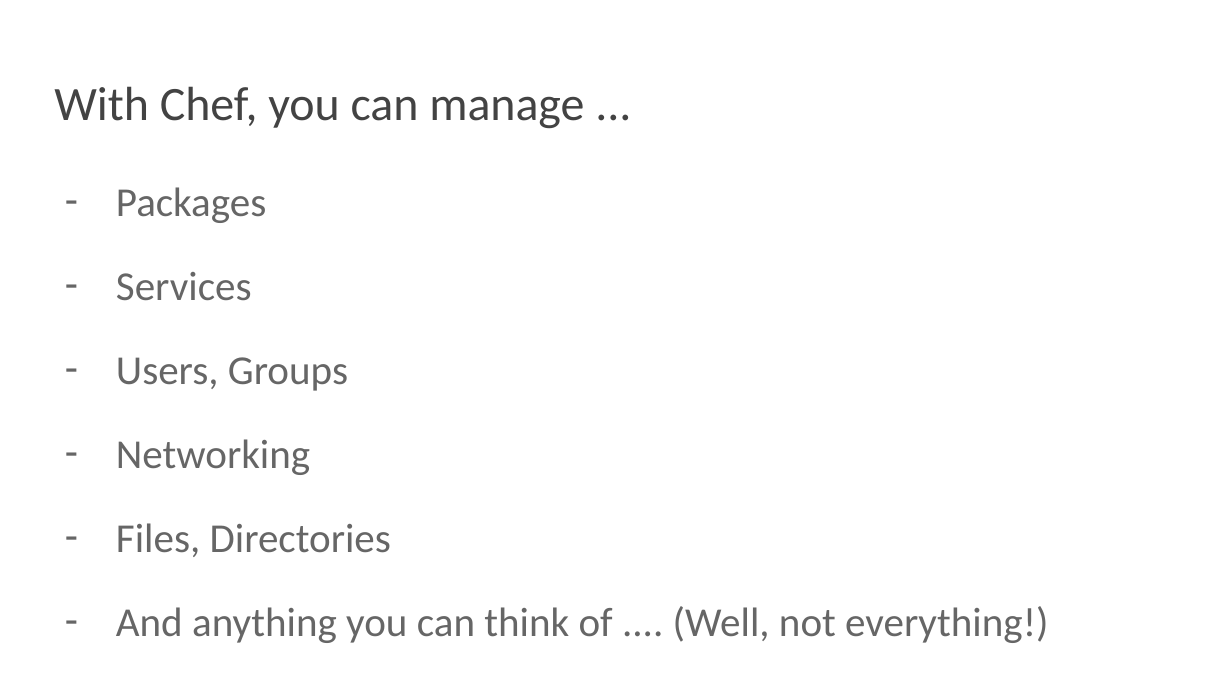
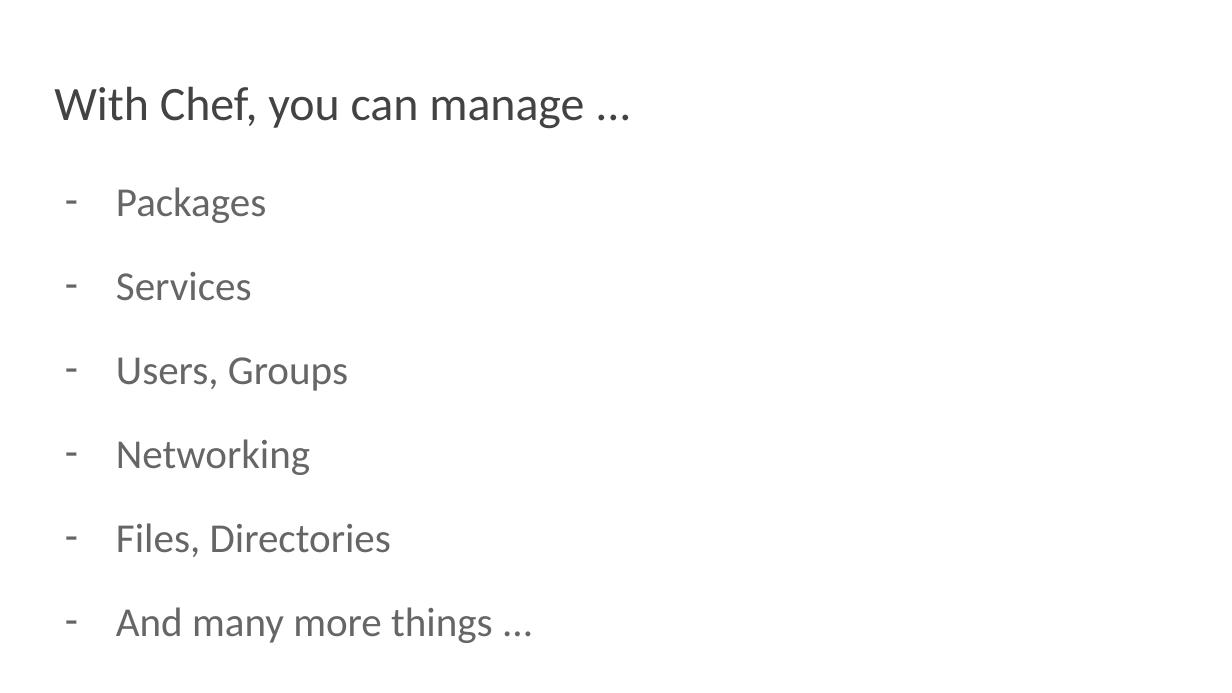
Before and after one commit to akankshachandre/devops-techtalk, a slide deck: slide 8 of Tech Talk - Chef.pptx. Drawn at 1232x693 pixels with LibreOffice and Linux fonts; fonts in the diff are those of the drawing. Boxes give left, top, right and bottom in pixels: in the first picture for what was removed or moved away, otherwise in the second. Text is boxed around its words. In the diff, an @@ line names an element or a change of style, - is before the commit and + after.

```diff
--- a/Tech Talk - Chef.pptx
+++ b/Tech Talk - Chef.pptx
@@ text at (116, 607, 493, 643): text changed @@
-– And anything you can think of .... (Well, not everything!)
+– And many more things ...
```
Also in this commit, not shown: 1 other slide changed, 2 slides added, 1 slide removed.
